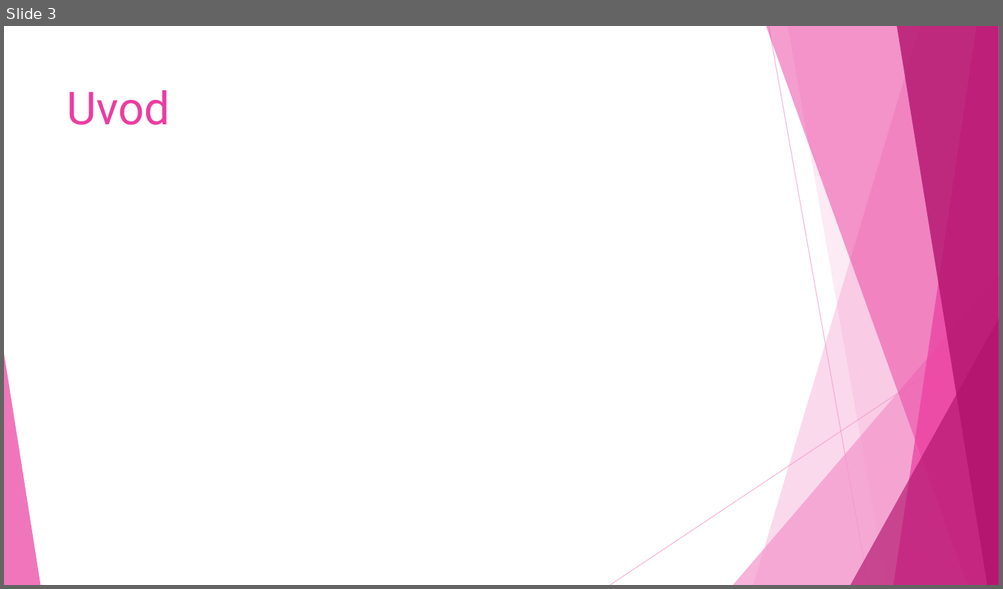
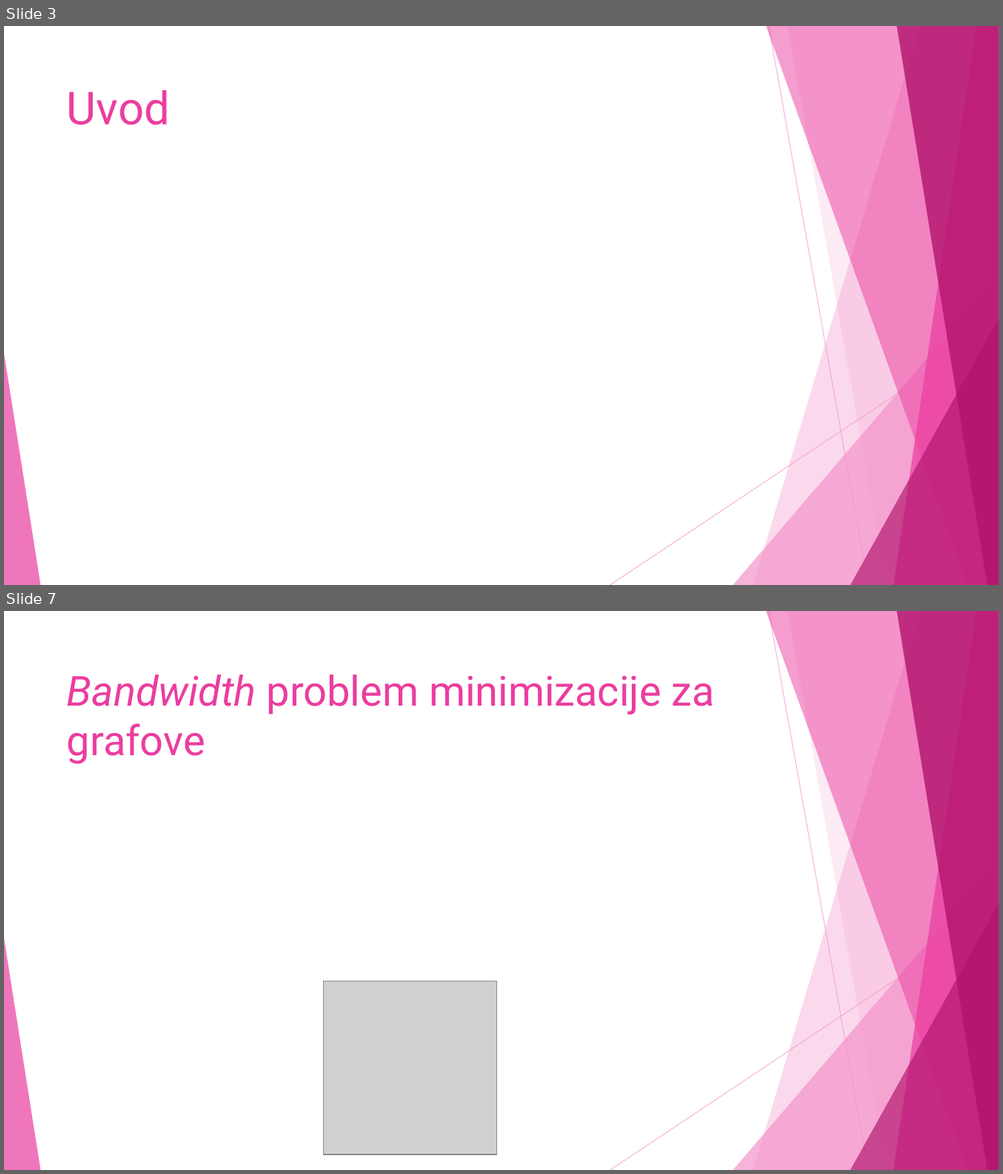
Before and after one commit to NevenaaNikolic/Bandwidth-minimization-problem, a slide deck: Presentation/BMP.ppsx. Shown one above the other, each under a label of ours: slide 3 before the commit, slides 3 and 7 after it; the slides between them are not shown. The pictures are 1003x589 and 1003x1174 pixels, drawn with LibreOffice and Linux fonts; fonts in the diff are those of the drawing; grey boxes stand for pictures. Boxes give left, top, right and bottom in pixels: in the first picture for what was removed or moved away, otherwise in the second. Text is boxed around its words. In the diff, an @@ line names an element or a change of style, - is before the commit and + after.

```diff
--- a/Presentation/BMP.ppsx
+++ b/Presentation/BMP.ppsx
@@ slide 7 added at (x1=4, y1=611, x2=999, y2=1170), background #FFFFFF; not listed: 10 template elements that a slide beside it also shows @@
@@ title added at (x1=67, y1=675, x2=714, y2=764), 40 pt, text #EB3D9F @@
+Bandwidth problem minimizacije za grafove
@@ picture added at (x1=324, y1=981, x2=497, y2=1155) @@
```
Also in this commit, not shown: 8 other slides added.
